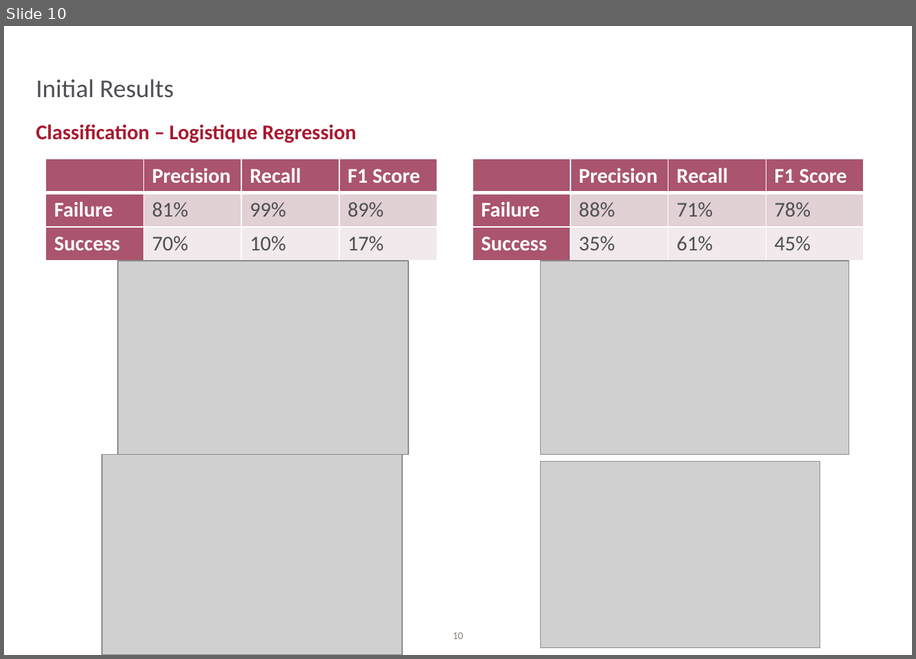
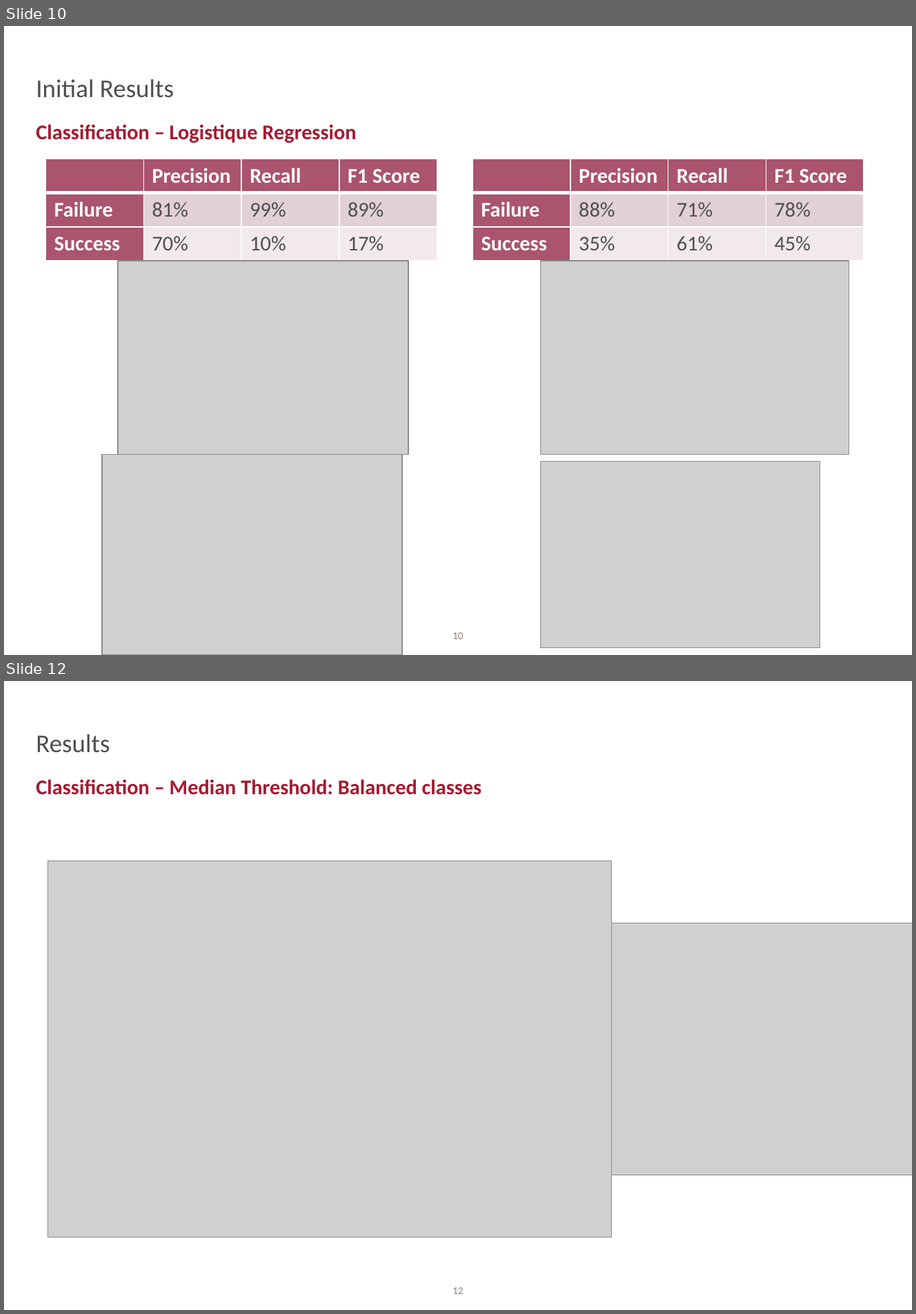
Before and after one commit to lbaligand/PMItest, a slide deck: Presentation.pptx. Shown one above the other, each under a label of ours: slide 10 before the commit, slides 10 and 12 after it; the slides between them are not shown. The pictures are 916x659 and 916x1314 pixels, drawn with LibreOffice and Linux fonts; fonts in the diff are those of the drawing; grey boxes stand for pictures. Boxes give left, top, right and bottom in pixels: in the first picture for what was removed or moved away, otherwise in the second. Text is boxed around its words. In the diff, an @@ line names an element or a change of style, - is before the commit and + after.

```diff
--- a/Presentation.pptx
+++ b/Presentation.pptx
@@ slide 12 added at (4,681,912,1310), background #FFFFFF; not listed: 1 template element that a slide beside it also shows @@
@@ title added at (36,734,110,753), 22 pt, text #4D4F53 @@
+Results
@@ text added at (36,779,482,795), 18 pt, text #A71930, bold @@
+Classification – Median Threshold: Balanced classes
@@ picture added at (47,861,612,1238) @@
@@ picture added at (558,923,912,1175) @@
```
Also in this commit, not shown: 7 slides changed, 3 other slides added, 4 slides removed.
